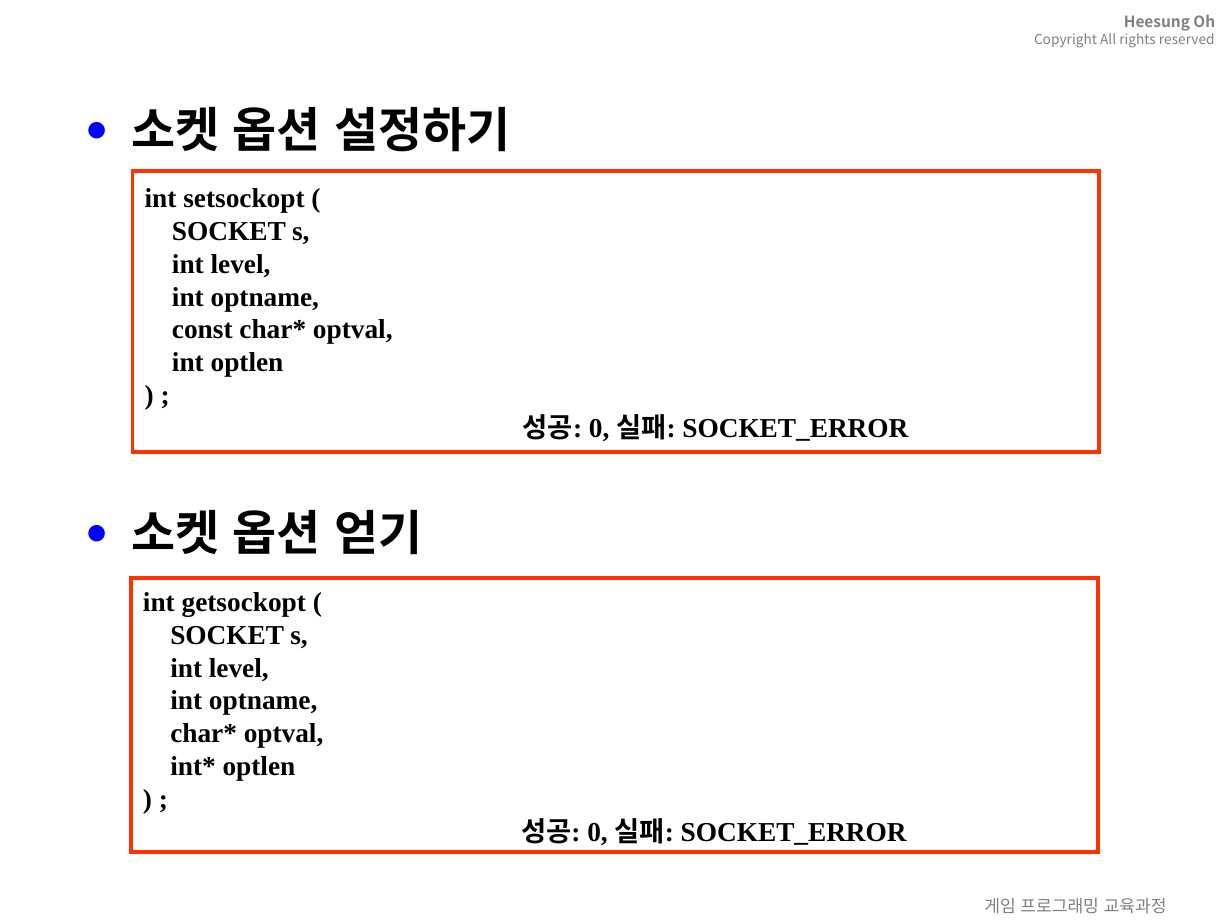
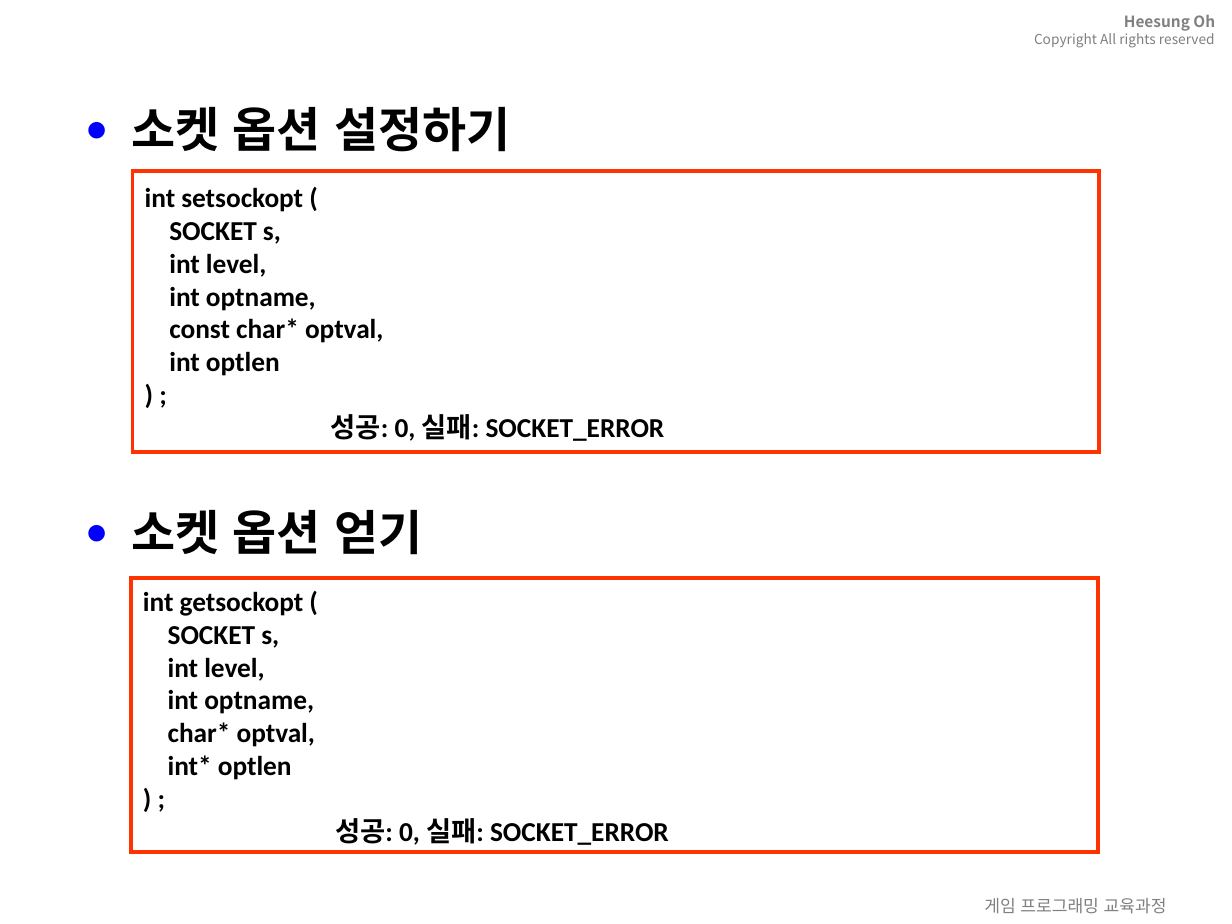
Before and after one commit to 3dapi/dv05_netlib, a slide deck: slide 9 of ppt/_network_15.pptx. Drawn at 1232x924 pixels with LibreOffice and Linux fonts; fonts in the diff are those of the drawing; background and template pictures are left out. Boxes give left, top, right and bottom in pixels: in the first picture for what was removed or moved away, otherwise in the second. Text is boxed around its words. In the diff, an @@ line names an element or a change of style, - is before the commit and + after.

```diff
--- a/ppt/_network_15.pptx
+++ b/ppt/_network_15.pptx
@@ rectangle "int setsockopt (" at (133,171,1100,452): font Times New Roman to Calibri @@
@@ rectangle "int getsockopt (" at (131,578,1098,851): font Times New Roman to Calibri @@
```
Also in this commit, not shown: 10 other slides changed, 54 other files.
